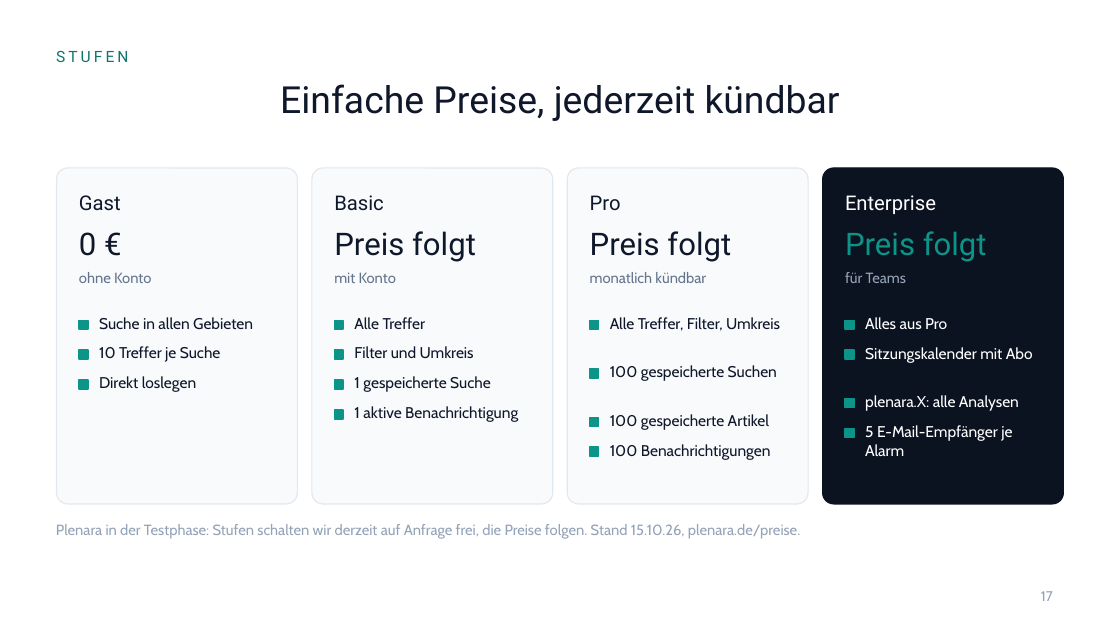
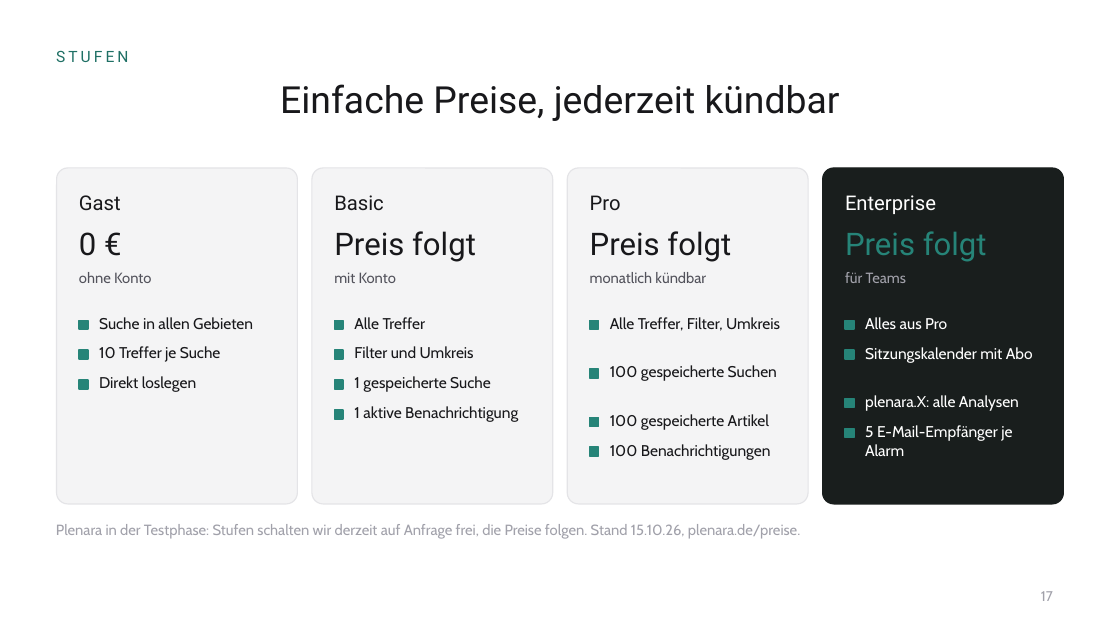
Before and after one commit to EsMa001/Ratsmonitor, a slide deck: slide 17 of docs/design/praesentation/plenara-firmenpraesentation.pptx. Drawn at 1120x630 pixels with LibreOffice and Linux fonts; fonts in the diff are those of the drawing; background and template pictures are left out. Boxes give left, top, right and bottom in pixels: in the first picture for what was removed or moved away, otherwise in the second. Text is boxed around its words. In the diff, an @@ line names an element or a change of style, - is before the commit and + after.

```diff
--- a/docs/design/praesentation/plenara-firmenpraesentation.pptx
+++ b/docs/design/praesentation/plenara-firmenpraesentation.pptx
@@ text "STUFEN" at <box>56,51,129,62</box>: text colour #0F766E to #1F7065 @@
@@ fill #F8FAFC to #F4F4F5; outline #E2E8F0 0.75 pt to #E4E4E7 0.75 pt in 3 elements at <box>57,168,298,504</box>, <box>312,168,553,504</box>, <box>568,168,809,504</box> @@
@@ rounded rectangle at <box>822,168,1063,504</box>: fill #0B1220 to #191E1D; outline #0B1220 0.75 pt to #191E1D 0.75 pt @@
@@ text "Preis folgt" at <box>845,231,987,262</box>: text colour #0D9488 to #268478 @@
@@ text colour #64748B to #52525B in 3 elements at <box>79,272,151,283</box>, <box>334,272,396,283</box>, <box>590,272,706,283</box> @@
@@ text colour #0F172A to #18181B in 18 elements at <box>280,84,840,121</box>, <box>79,195,121,210</box>, <box>79,232,96,256</box>, <box>99,317,253,330</box>, <box>99,346,220,362</box>, <box>99,376,196,392</box>, <box>334,195,383,210</box>, <box>334,231,476,262</box>, <box>354,317,426,329</box>, <box>354,346,474,358</box>, <box>354,376,491,392</box>, <box>354,406,518,422</box>, <box>590,195,621,210</box>, <box>590,231,731,262</box>, <box>610,317,780,331</box>, <box>610,365,777,381</box>, <box>610,414,769,430</box>, <box>610,444,771,460</box> @@
@@ fill #0D9488 to #268478; outline #0D9488 1 pt to #268478 1 pt in 15 elements at <box>78,320,87,329</box>, <box>78,351,87,360</box>, <box>78,380,87,389</box>, <box>334,320,343,329</box>, <box>334,351,343,360</box>, <box>334,380,343,389</box>, <box>334,410,343,419</box>, <box>589,320,598,329</box>, <box>589,368,598,377</box>, <box>589,418,598,427</box>, <box>589,447,598,456</box>, <box>844,320,853,329</box>, <box>844,351,853,360</box>, <box>844,399,853,408</box>, <box>844,429,853,438</box> @@
```
Also in this commit, not shown: 17 other slides changed, 34 other files.
